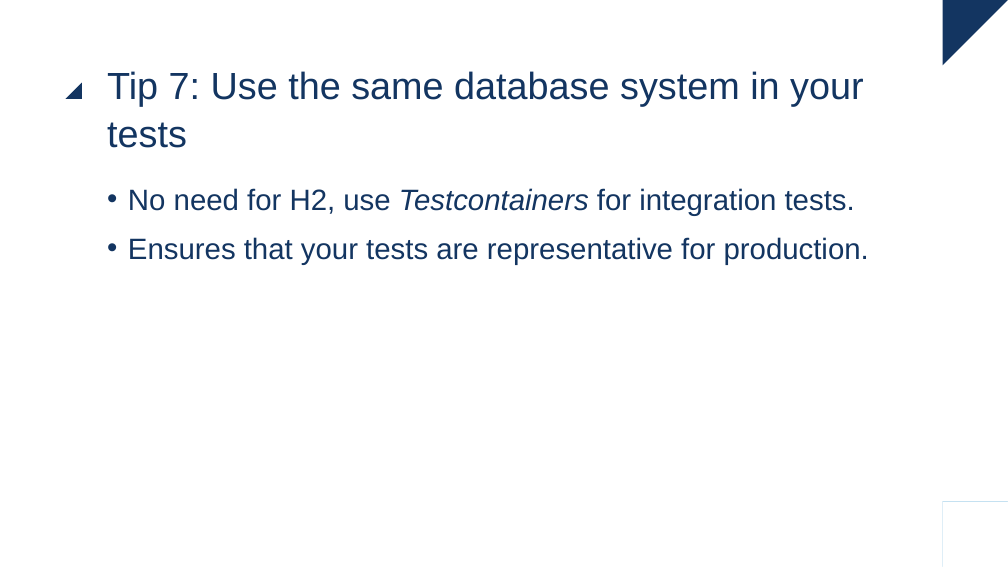
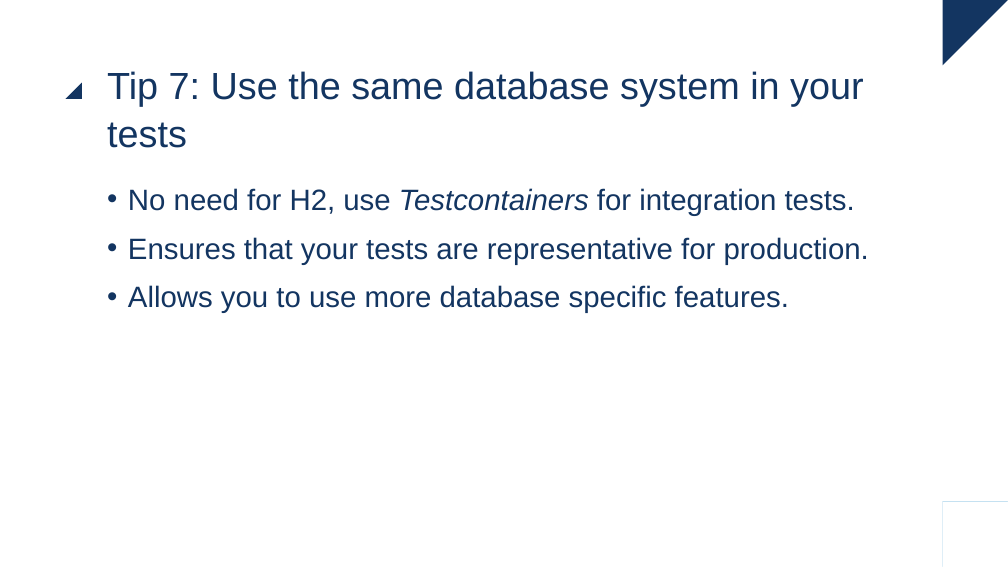
Before and after one commit to raoulvdberge/jpa-with-hibernate, a slide deck: slide 48 of slides.pptx. Drawn at 1008x567 pixels with LibreOffice and Linux fonts; fonts in the diff are those of the drawing. Boxes give left, top, right and bottom in pixels: in the first picture for what was removed or moved away, otherwise in the second. Text is boxed around its words. In the diff, an @@ line names an element or a change of style, - is before the commit and + after.

```diff
--- a/slides.pptx
+++ b/slides.pptx
@@ text at (128, 285, 789, 313): paragraph added @@
+• Allows you to use more database specific features.
```
Also in this commit, not shown: 3 other slides changed, 1 other file.
